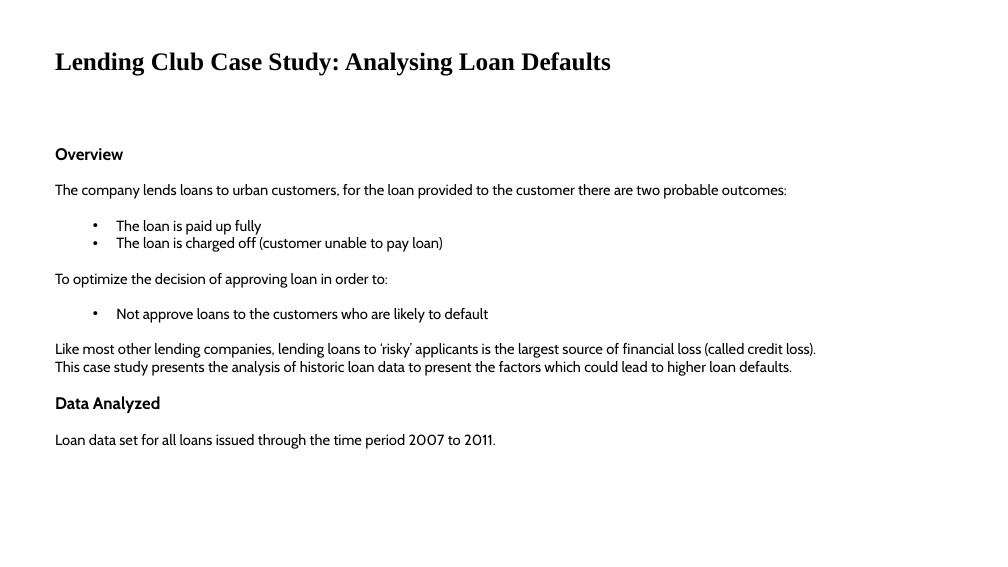
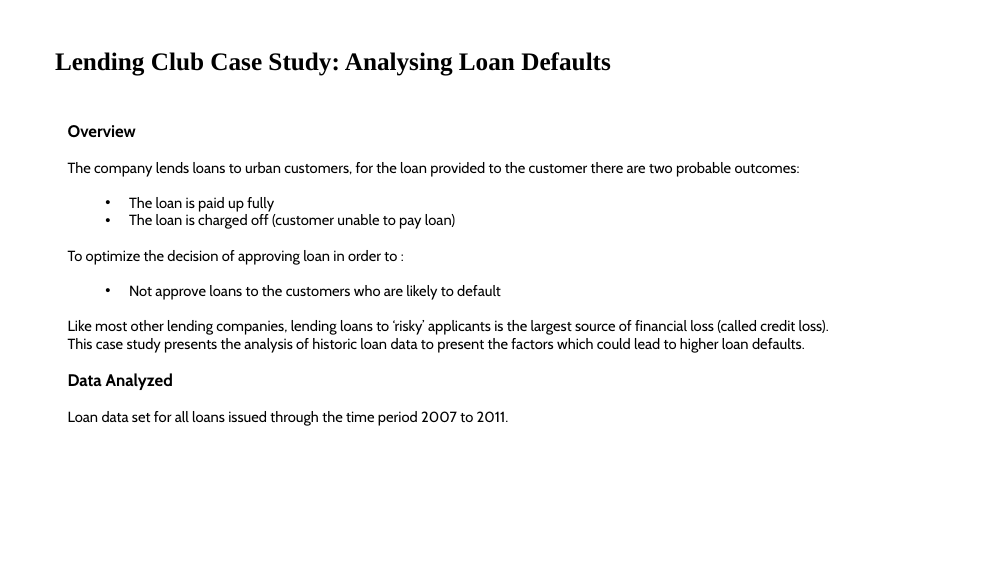
Before and after one commit to VFulara/LendingClubCaseStudy, a slide deck: slide 1 of Presentation.pptx. Drawn at 1008x567 pixels with LibreOffice and Linux fonts; fonts in the diff are those of the drawing. Boxes give left, top, right and bottom in pixels: in the first picture for what was removed or moved away, otherwise in the second. Text is boxed around its words. In the diff, an @@ line names an element or a change of style, - is before the commit and + after.

```diff
--- a/Presentation.pptx
+++ b/Presentation.pptx
@@ text "Overview": place and size @@
-text "Overview" at (55,148,816,449)
+text "Overview" at (68,125,829,426)
@@ text at (68,250,397,265): spaces changed @@
-To optimize the decision of approving loan in order to:
+To optimize the decision of approving loan in order to :
```
Also in this commit, not shown: 6 other slides changed, 5 slides added, 3 slides removed, 5 other files.
